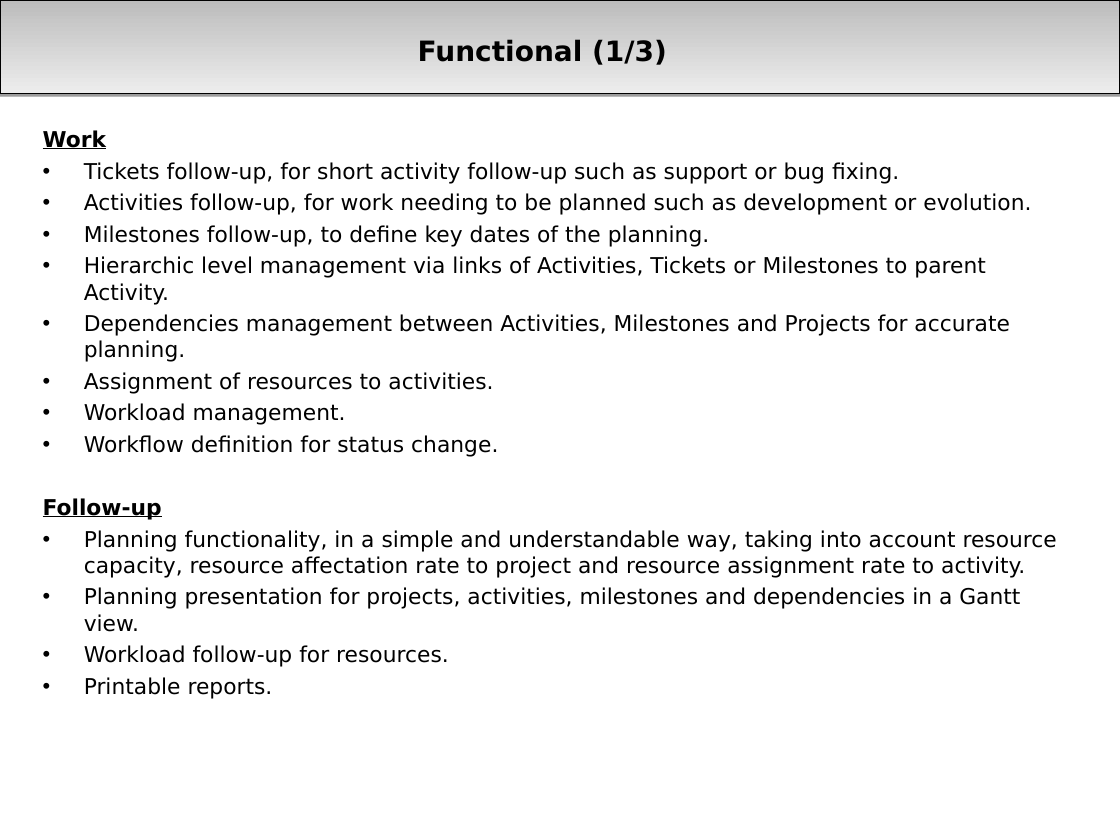
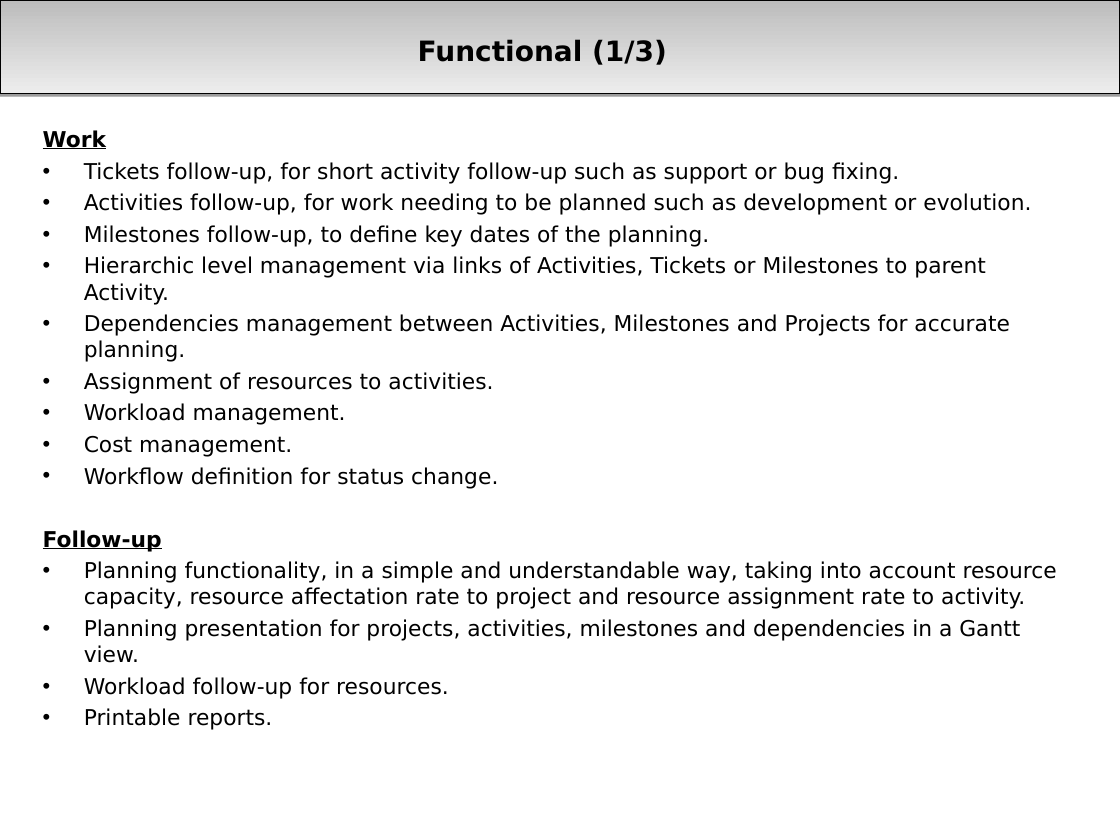
Before and after one commit to Blackclaws/projeqtor, a slide deck: slide 2 of projector/manual/Project'Or RIA.ppt. Drawn at 1120x840 pixels with LibreOffice and Linux fonts; fonts in the diff are those of the drawing; background and template pictures are left out. Boxes give left, top, right and bottom in pixels: in the first picture for what was removed or moved away, otherwise in the second. Text is boxed around its words. In the diff, an @@ line names an element or a change of style, - is before the commit and + after.

```diff
--- a/projector/manual/Project'Or RIA.ppt
+++ b/projector/manual/Project'Or RIA.ppt
@@ text at bbox=[84, 436, 292, 457]: paragraph added @@
+• Cost management.
```
Also in this commit, not shown: 3 other slides changed, 33 other files.
